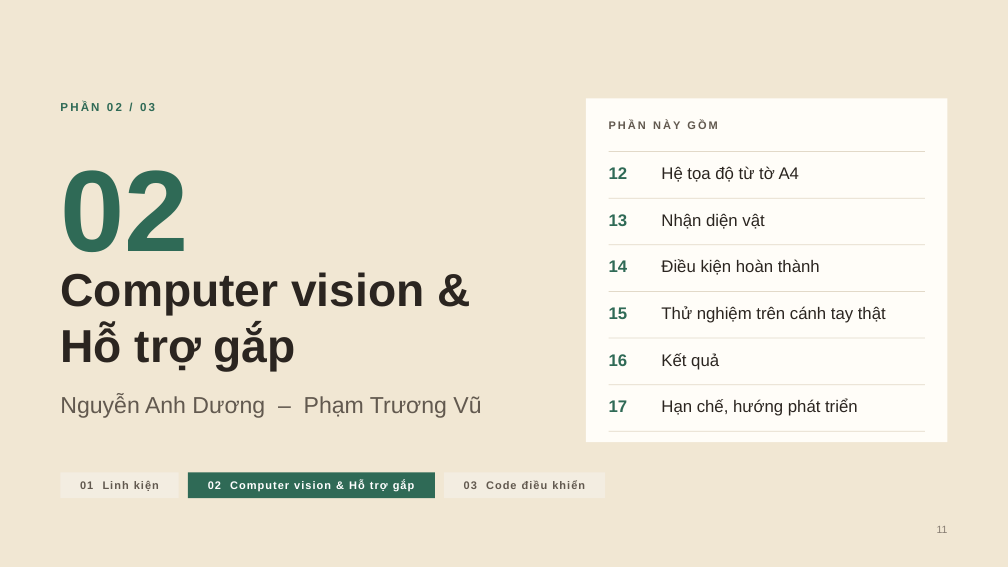
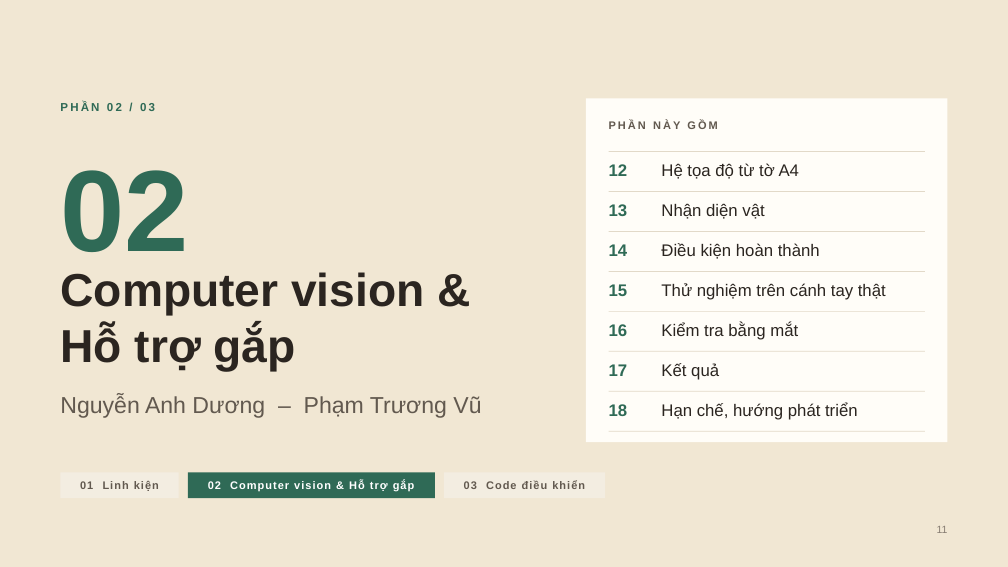
Before and after one commit to DuongNAD/Project_IoT, a slide deck: slide 11 of slides/Project_IoT_ThuyetTrinh.pptx. Drawn at 1008x567 pixels with LibreOffice and Linux fonts; fonts in the diff are those of the drawing. Boxes give left, top, right and bottom in pixels: in the first picture for what was removed or moved away, otherwise in the second. Text is boxed around its words. In the diff, an @@ line names an element or a change of style, - is before the commit and + after.

```diff
--- a/slides/Project_IoT_ThuyetTrinh.pptx
+++ b/slides/Project_IoT_ThuyetTrinh.pptx
@@ text "13": place and size @@
-text "13" at (609, 214, 628, 226)
+text "13" at (609, 204, 628, 216)
@@ rectangle: place and size @@
-rectangle at (609, 198, 925, 199)
+rectangle at (609, 191, 925, 192)
@@ text "Nhận diện vật": place and size @@
-text "Nhận diện vật" at (661, 213, 764, 229)
+text "Nhận diện vật" at (661, 203, 764, 219)
@@ 2 texts, 1 rectangle: place and size @@
-2 texts, 1 rectangle at (609, 244, 925, 275)
+2 texts, 1 rectangle at (609, 231, 925, 259)
@@ text "15": place and size @@
-text "15" at (609, 307, 628, 319)
+text "15" at (609, 284, 628, 296)
@@ rectangle: place and size @@
-rectangle at (609, 291, 925, 292)
+rectangle at (609, 271, 925, 272)
@@ text "Thử nghiệm trên cánh tay ...": place and size @@
-text "Thử nghiệm trên cánh tay ..." at (661, 306, 886, 323)
+text "Thử nghiệm trên cánh tay ..." at (661, 283, 886, 300)
@@ text "16": place and size @@
-text "16" at (609, 354, 628, 366)
+text "16" at (609, 324, 628, 336)
@@ rectangle added at (609, 311, 925, 312), fill #E2D9C8 @@
@@ text added at (661, 322, 798, 340), 16 pt, text #2B2520 @@
+Kiểm tra bằng mắt
@@ text "17": place and size @@
-text "17" at (609, 400, 628, 412)
+text "17" at (609, 364, 628, 376)
@@ rectangle: place and size @@
-rectangle at (609, 338, 925, 339)
+rectangle at (609, 351, 925, 352)
@@ text "Kết quả": place and size @@
-text "Kết quả" at (661, 353, 719, 370)
+text "Kết quả" at (661, 363, 719, 380)
@@ rectangle: place and size @@
-rectangle at (609, 384, 925, 385)
+rectangle at (609, 391, 925, 392)
@@ text added at (609, 404, 628, 416), 16 pt, text #2F6A56, bold @@
+18
@@ text "Hạn chế, hướng phát triển": place and size @@
-text "Hạn chế, hướng phát triển" at (661, 399, 858, 416)
+text "Hạn chế, hướng phát triển" at (661, 402, 858, 420)
```
Also in this commit, not shown: 14 other slides changed, 1 slide added, 35 other files.
